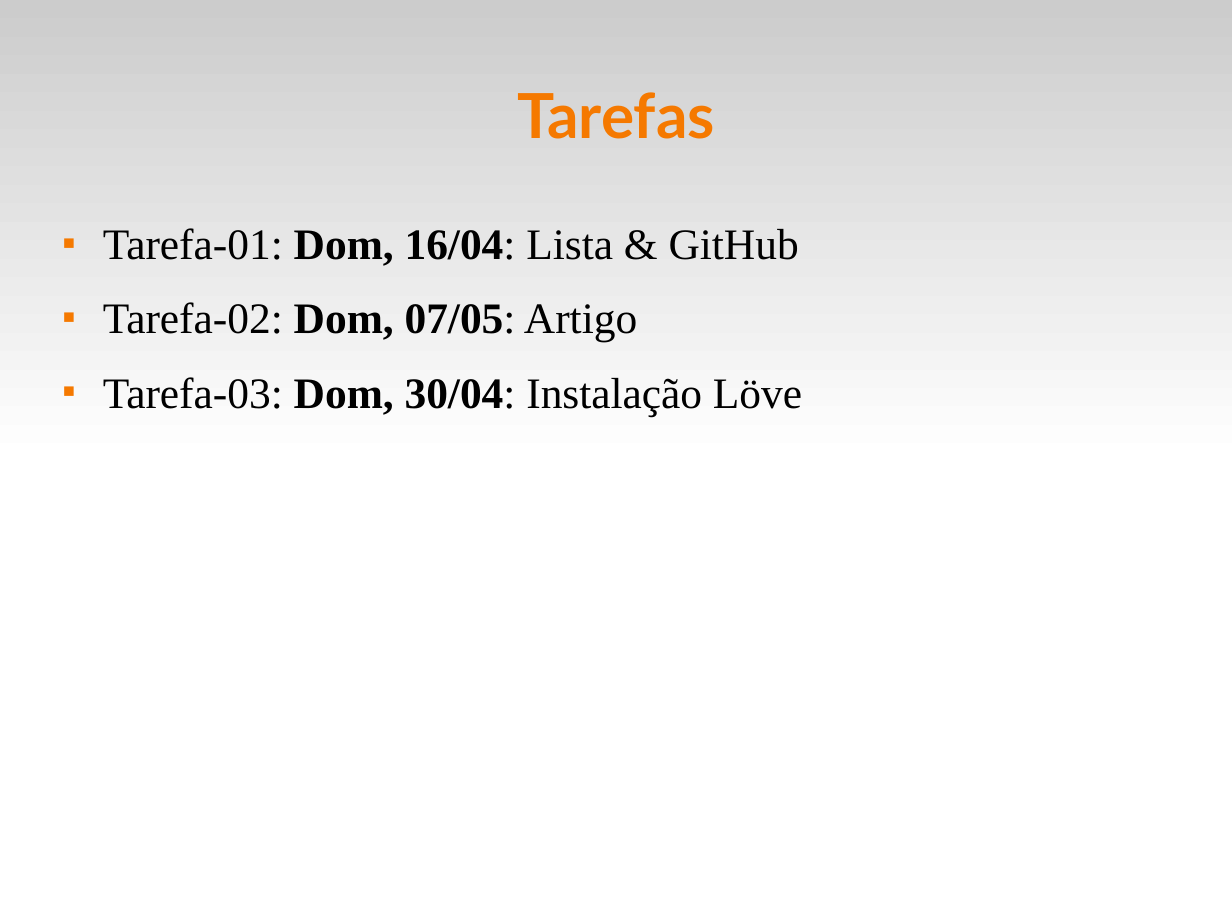
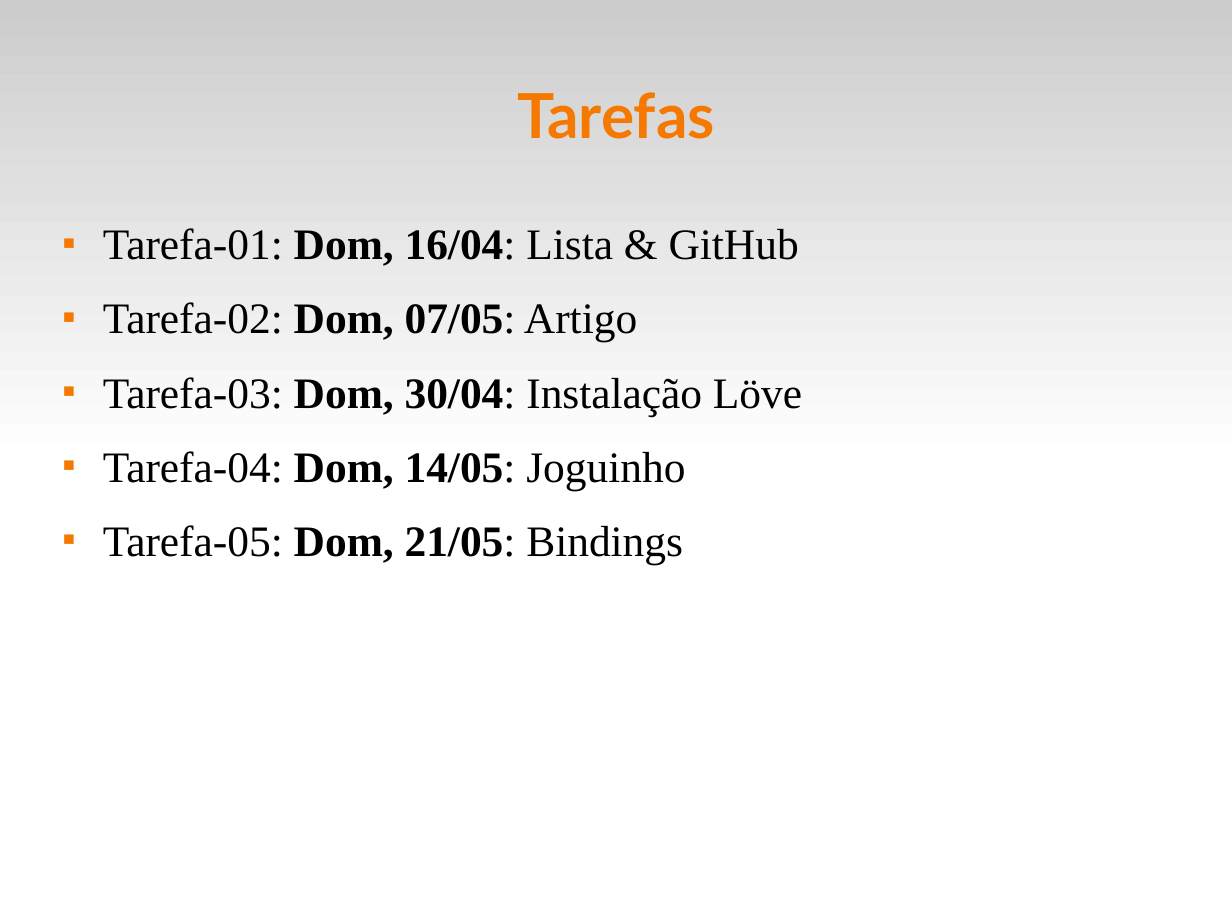
Before and after one commit to fsantanna-uerj/EDL, a slide deck: slide 9 of slides/edl-00.odp (slide 7 before the commit). Drawn at 1232x924 pixels with LibreOffice and Linux fonts; fonts in the diff are those of the drawing. Boxes give left, top, right and bottom in pixels: in the first picture for what was removed or moved away, otherwise in the second. Text is boxed around its words. In the diff, an @@ line names an element or a change of style, - is before the commit and + after.

```diff
--- a/slides/edl-00.odp
+++ b/slides/edl-00.odp
@@ text at box(103, 451, 685, 565): paragraphs added @@
+■ Tarefa-04: Dom, 14/05: Joguinho
+■ Tarefa-05: Dom, 21/05: Bindings
```
Also in this commit, not shown: 2 other slides changed, 1 slide added, 5 other files.
